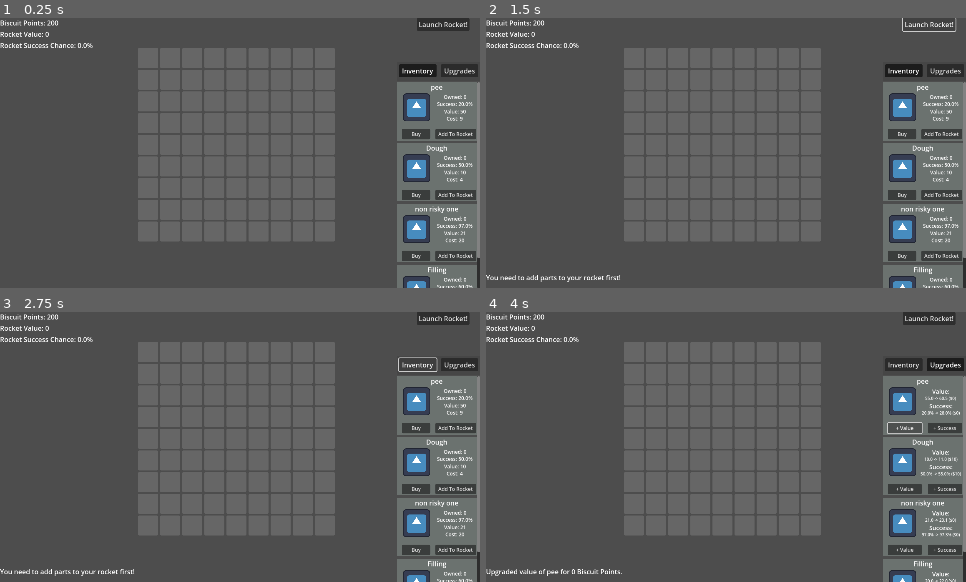
Above: before the commit, frames 1-4 (two rows, left to right).
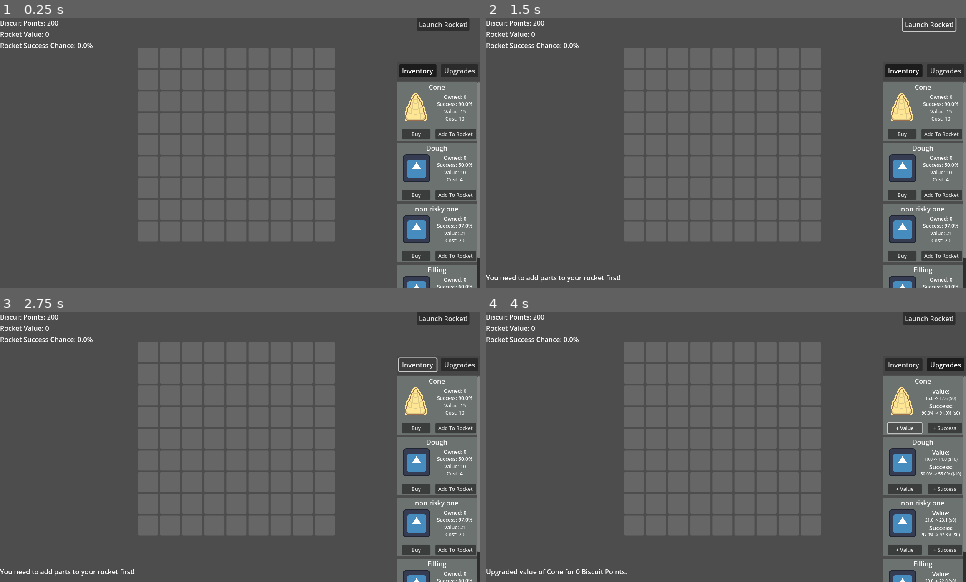
Above: after the commit, the same moments.

Repository: A-coder152/Build-a-Biscship-public
Game: Godot game, scene res://main.tscn
Two runs of this game, one before a commit and one after it. Both use one fixed random seed, a clock stepped at 60 frames per second and the inputs below. The engine's default icon, where the game draws it, is replaced by a stand-in: a white triangle on a blue panel in a dark square.
Inputs:
- Up to frame 1 (0.25 s): no input
- Up to frame 2 (1.5 s): click "Launch Rocket!" at 0.5 s; click "Launch Rocket!" at 1.25 s
- Up to frame 3 (2.75 s): click "Inventory" at 2 s
- Up to frame 4 (4 s): click "Upgrades" at 2.75 s; click "+ Value" at 3.5 s

The runs differ from the first frame. In frame 1, 1.5% of the frame differs, in the area x 0-99%, y 0-100%; in frame 2, 1.7%; in frame 3, 1.7%; in frame 4, 1.8%.

Commit message:
Imported assets and created resources

Diff:
--- /dev/null
+++ b/Resources/Cone.tres
@@ -0,0 +1,18 @@
+[gd_resource type="Resource" script_class="Part" load_steps=3 format=3 uid="uid://itu2107shofm"]
+
+[ext_resource type="Texture2D" uid="uid://dpt2rfqw0ehbl" path="res://Assets/Art/cone .png" id="1_b2hm1"]
+[ext_resource type="Script" uid="uid://bfqm5t7ekjk02" path="res://Resources/parts_resource.gd" id="1_mcpdh"]
+
+[resource]
+script = ExtResource("1_mcpdh")
+part_name = "Cone"
+image = ExtResource("1_b2hm1")
+owned = 0
+success = 0.9
+value = 15
+cost = 10
+value_upgrade_cost = 0
+success_upgrade_cost = 0
+locked = false
+blocks = Vector2(2, 2)
+metadata/_custom_type_script = "uid://bfqm5t7ekjk02"
--- /dev/null
+++ b/Resources/Engine.tres
@@ -0,0 +1,18 @@
+[gd_resource type="Resource" script_class="Part" load_steps=3 format=3 uid="uid://2owq4suucfn8"]
+
+[ext_resource type="Texture2D" uid="uid://cqhf3w5g6oir7" path="res://Assets/Art/engine.png" id="1_ibvc1"]
+[ext_resource type="Script" uid="uid://bfqm5t7ekjk02" path="res://Resources/parts_resource.gd" id="2_dgqmb"]
+
+[resource]
+script = ExtResource("2_dgqmb")
+part_name = "Engine"
+image = ExtResource("1_ibvc1")
+owned = 0
+success = 0.8
+value = 30
+cost = 15
+value_upgrade_cost = 0
+success_upgrade_cost = 0
+locked = false
+blocks = Vector2(2, 2)
+metadata/_custom_type_script = "uid://bfqm5t7ekjk02"
--- /dev/null
+++ b/Resources/Jam.tres
@@ -0,0 +1,18 @@
+[gd_resource type="Resource" script_class="Part" load_steps=3 format=3 uid="uid://ob6tv2gxmt4l"]
+
+[ext_resource type="Texture2D" uid="uid://dtla8ub0vcftq" path="res://Assets/Art/jam.png" id="1_stgpp"]
+[ext_resource type="Script" uid="uid://bfqm5t7ekjk02" path="res://Resources/parts_resource.gd" id="2_dhj65"]
+
+[resource]
+script = ExtResource("2_dhj65")
+part_name = "Jam"
+image = ExtResource("1_stgpp")
+owned = 0
+success = 0.8
+value = 20
+cost = 10
+value_upgrade_cost = 0
+success_upgrade_cost = 0
+locked = false
+blocks = Vector2(2, 2)
+metadata/_custom_type_script = "uid://bfqm5t7ekjk02"
--- /dev/null
+++ b/Resources/LWing.tres
@@ -0,0 +1,18 @@
+[gd_resource type="Resource" script_class="Part" load_steps=3 format=3 uid="uid://b8le0rtrjv4px"]
+
+[ext_resource type="Texture2D" uid="uid://crw2amhjbtbqo" path="res://Assets/Art/right wing.png" id="1_743u4"]
+[ext_resource type="Script" uid="uid://bfqm5t7ekjk02" path="res://Resources/parts_resource.gd" id="2_gwxw3"]
+
+[resource]
+script = ExtResource("2_gwxw3")
+part_name = "Jam"
+image = ExtResource("1_743u4")
+owned = 0
+success = 0.8
+value = 20
+cost = 10
+value_upgrade_cost = 0
+success_upgrade_cost = 0
+locked = false
+blocks = Vector2(1, 2)
+metadata/_custom_type_script = "uid://bfqm5t7ekjk02"
--- /dev/null
+++ b/Resources/RWing.tres
@@ -0,0 +1,18 @@
+[gd_resource type="Resource" script_class="Part" load_steps=3 format=3 uid="uid://n7p2i8ht0ylb"]
+
+[ext_resource type="Texture2D" uid="uid://6djd5nsagykh" path="res://Assets/Art/left wing.png" id="1_e7v0l"]
+[ext_resource type="Script" uid="uid://bfqm5t7ekjk02" path="res://Resources/parts_resource.gd" id="2_jef3f"]
+
+[resource]
+script = ExtResource("2_jef3f")
+part_name = "Jam"
+image = ExtResource("1_e7v0l")
+owned = 0
+success = 0.8
+value = 20
+cost = 10
+value_upgrade_cost = 0
+success_upgrade_cost = 0
+locked = false
+blocks = Vector2(1, 2)
+metadata/_custom_type_script = "uid://bfqm5t7ekjk02"
--- /dev/null
+++ b/Resources/Sugar.tres
@@ -0,0 +1,18 @@
+[gd_resource type="Resource" script_class="Part" load_steps=3 format=3 uid="uid://dguwjwdd2nshu"]
+
+[ext_resource type="Texture2D" uid="uid://wgnl7pk6pi6t" path="res://Assets/Art/sugar.png" id="1_mii54"]
+[ext_resource type="Script" uid="uid://bfqm5t7ekjk02" path="res://Resources/parts_resource.gd" id="2_3ox6u"]
+
+[resource]
+script = ExtResource("2_3ox6u")
+part_name = "Sugar"
+image = ExtResource("1_mii54")
+owned = 0
+success = 0.8
+value = 20
+cost = 10
+value_upgrade_cost = 0
+success_upgrade_cost = 0
+locked = false
+blocks = Vector2(2, 2)
+metadata/_custom_type_script = "uid://bfqm5t7ekjk02"
--- /dev/null
+++ b/Resources/Window.tres
@@ -0,0 +1,18 @@
+[gd_resource type="Resource" script_class="Part" load_steps=3 format=3 uid="uid://bfc04o5jbhxwq"]
+
+[ext_resource type="Texture2D" uid="uid://6d5p2iuyr467" path="res://Assets/Art/ship window.png" id="1_33f85"]
+[ext_resource type="Script" uid="uid://bfqm5t7ekjk02" path="res://Resources/parts_resource.gd" id="2_pb8jy"]
+
+[resource]
+script = ExtResource("2_pb8jy")
+part_name = "Window"
+image = ExtResource("1_33f85")
+owned = 0
+success = 1.0
+value = 20
+cost = 10
+value_upgrade_cost = 0
+success_upgrade_cost = 0
+locked = false
+blocks = Vector2(2, 2)
+metadata/_custom_type_script = "uid://bfqm5t7ekjk02"
--- a/main.tscn
+++ b/main.tscn
@@ -4,7 +4,7 @@
 [ext_resource type="PackedScene" uid="uid://b8a05vr1e1je1" path="res://item_box.tscn" id="2_0xm2m"]
 [ext_resource type="Script" uid="uid://bfqm5t7ekjk02" path="res://Resources/parts_resource.gd" id="2_5vw27"]
 [ext_resource type="PackedScene" uid="uid://bjhqyckc5l2cu" path="res://Scene/Gridmap/grid.tscn" id="3_h2yge"]
-[ext_resource type="Resource" uid="uid://cw8ig06rbmwew" path="res://Resources/Dough.tres" id="3_kek77"]
+[ext_resource type="Resource" uid="uid://itu2107shofm" path="res://Resources/Cone.tres" id="3_kek77"]
 [ext_resource type="Resource" uid="uid://b62tn4snaoy0u" path="res://Resources/Filling.tres" id="4_4c57u"]
 [ext_resource type="Resource" uid="uid://bjt0h21m27ogt" path="res://Resources/non_risky.tres" id="5_efxa6"]
 [ext_resource type="Resource" uid="uid://cvkxopkpaq3vj" path="res://Resources/risky one.tres" id="6_dg77c"]
--- a/project.godot
+++ b/project.godot
@@ -31,5 +31,6 @@
 
 [rendering]
 
+textures/canvas_textures/default_texture_filter=0
 renderer/rendering_method="gl_compatibility"
 renderer/rendering_method.mobile="gl_compatibility"
Binary file added: Assets/Art/cone .png
Not shown, added: Assets/Art/cone .png.import
Binary file added: Assets/Art/engine.png
Not shown, added: Assets/Art/engine.png.import
Binary file added: Assets/Art/jam.png
Not shown, added: Assets/Art/jam.png.import
Binary file added: Assets/Art/left wing.png
Not shown, added: Assets/Art/left wing.png.import
Binary file added: Assets/Art/right wing.png
Not shown, added: Assets/Art/right wing.png.import
Binary file added: Assets/Art/ship window.png
Not shown, added: Assets/Art/ship window.png.import
(and 2 more such lines)
